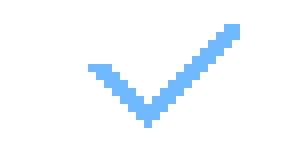
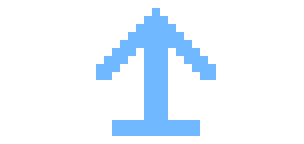
Layered file, before and after one edit (304px x 144px). Changes by layer:
added layer "update" in group "boutons" over [104, 8, 216, 136]
hid "valid" over [88, 24, 240, 128]
